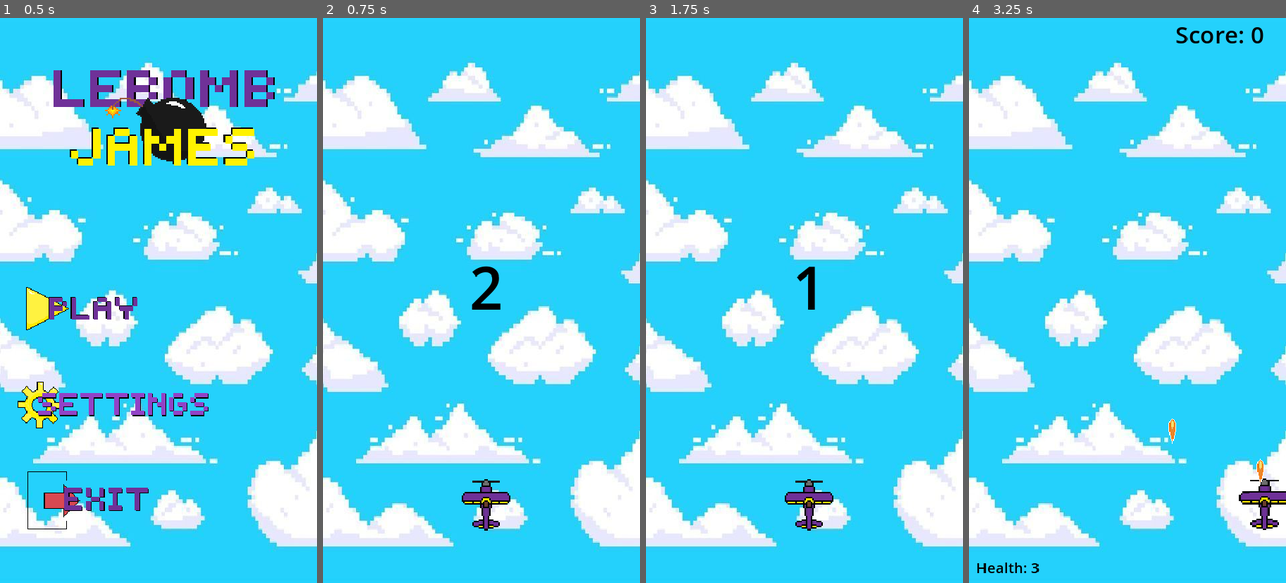
Above: before the commit, frames 1-4 (left to right).
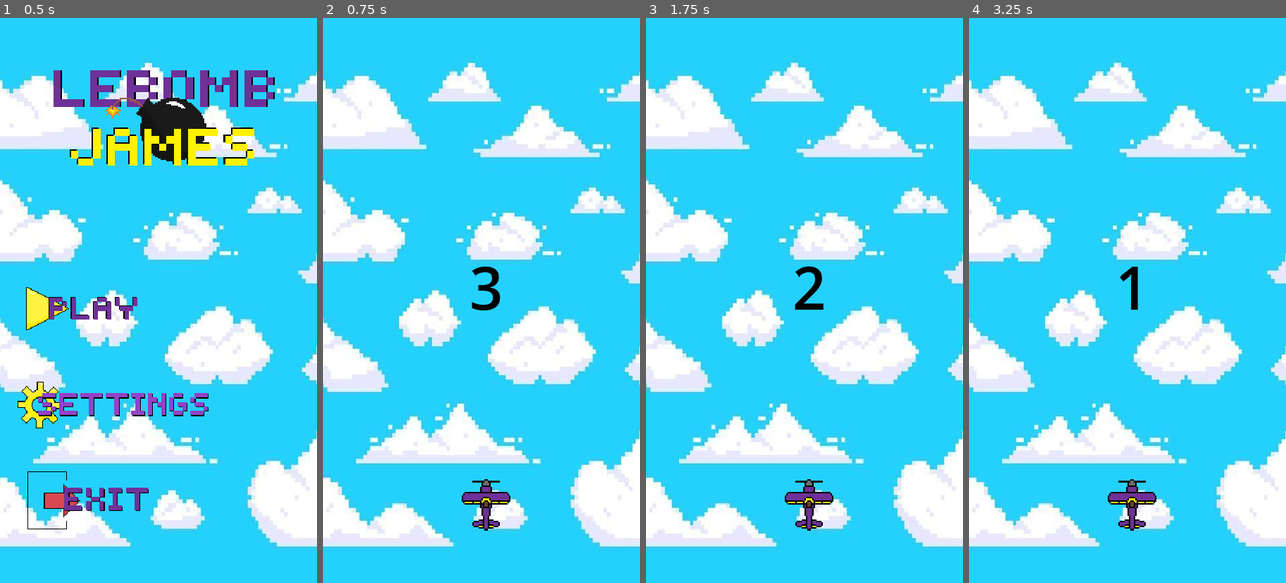
Above: after the commit, the same moments.

Repository: edmundyu2008/LeBombJames
Game: Godot game, scene res://UI/main_menu.tscn
Two runs of this game, one before a commit and one after it. Both use one fixed random seed, a clock stepped at 60 frames per second and the inputs below.
Inputs (mouse positions are in pixels of both pictures, inside the frame that each line leads up to):
- Up to frame 1 (0.5 s): no input
- Up to frame 2 (0.75 s): click (411, 311) at 0.5 s
- Up to frame 3 (1.75 s): tap Enter (ui_accept) at 1.25, 1.52 s; hold Right (ui_right) from 1.28 s (still down)
- Up to frame 4 (3.25 s): tap Enter (ui_accept) at 2, 2.27 s; release Right (ui_right) at 2.03 s; hold Left (ui_left) 2.03-2.78 s; hold Right (ui_right) from 2.78 s (still down)

Frame 1 is identical in both runs. In frame 2, 0.2% of the frame differs, in the area x 46-56%, y 43-52%; in frame 3, 0.4%; in frame 4, 2.1%, in the area x 2-100%, y 1-99%.

Commit message:
gmaeprototype fixplayer health

Diff:
--- a/UI/countdown.tscn
+++ b/UI/countdown.tscn
@@ -1,6 +1,6 @@
 [gd_scene load_steps=4 format=3 uid="uid://dqj3joh0yuscj"]
 
-[ext_resource type="Script" path="res://Countdown.gd" id="1_uln5o"]
+[ext_resource type="Script" path="res://UI/Countdown.gd" id="1_uln5o"]
 [ext_resource type="Texture2D" uid="uid://ckm2fgpaiol5h" path="res://gamebg.jpg" id="2_s2o6m"]
 [ext_resource type="Texture2D" uid="uid://dgmft2q37eiop" path="res://player_plane/player1.png" id="3_5rcr4"]
 
@@ -20,7 +20,7 @@
 texture = ExtResource("2_s2o6m")
 
 [node name="Timer" type="Timer" parent="."]
-wait_time = 3.0
+wait_time = 4.0
 
 [node name="Label" type="Label" parent="."]
 layout_mode = 0
--- a/opps/opp_generator.tscn
+++ b/opps/opp_generator.tscn
@@ -22,6 +22,5 @@
 
 [node name="MinibossSpawnTimer" type="Timer" parent="."]
 process_mode = 4
-wait_time = 10.0
 one_shot = true
 autostart = true
--- a/project.godot
+++ b/project.godot
@@ -29,6 +29,12 @@
 window/stretch/mode="canvas_items"
 window/handheld/orientation=1
 
+[importer_defaults]
+
+animation_library={
+"animation/fps": 60.0
+}
+
 [input]
 
 escape={
Renamed: Countdown.gd -> UI/Countdown.gd
